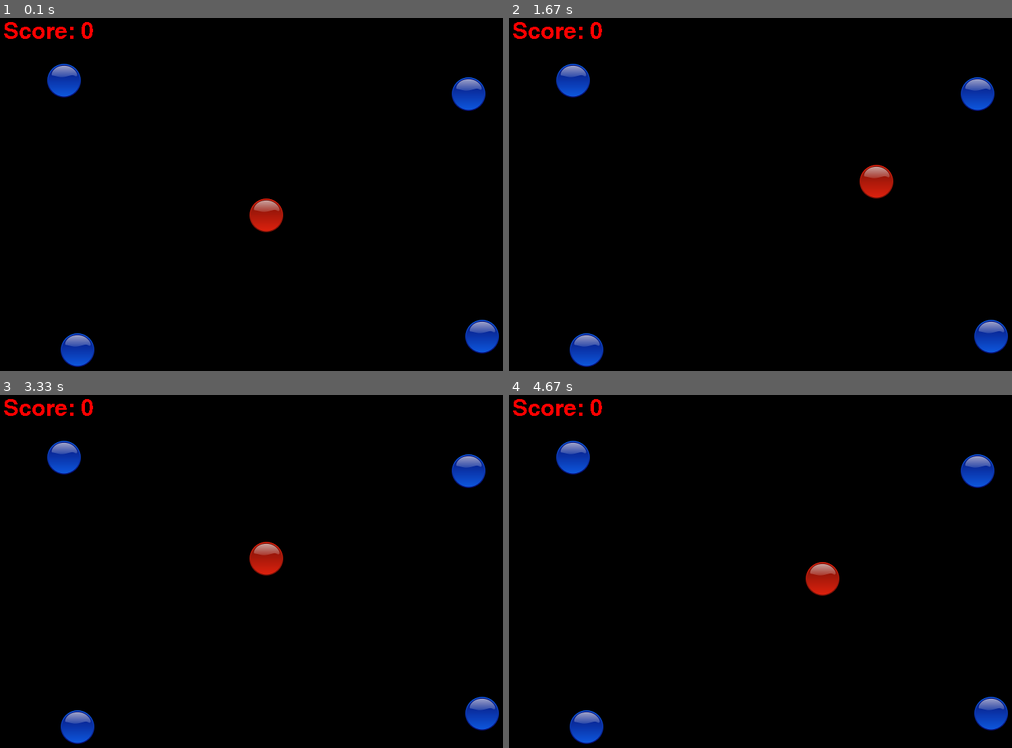
Above: before the commit, frames 1-4 (two rows, left to right).
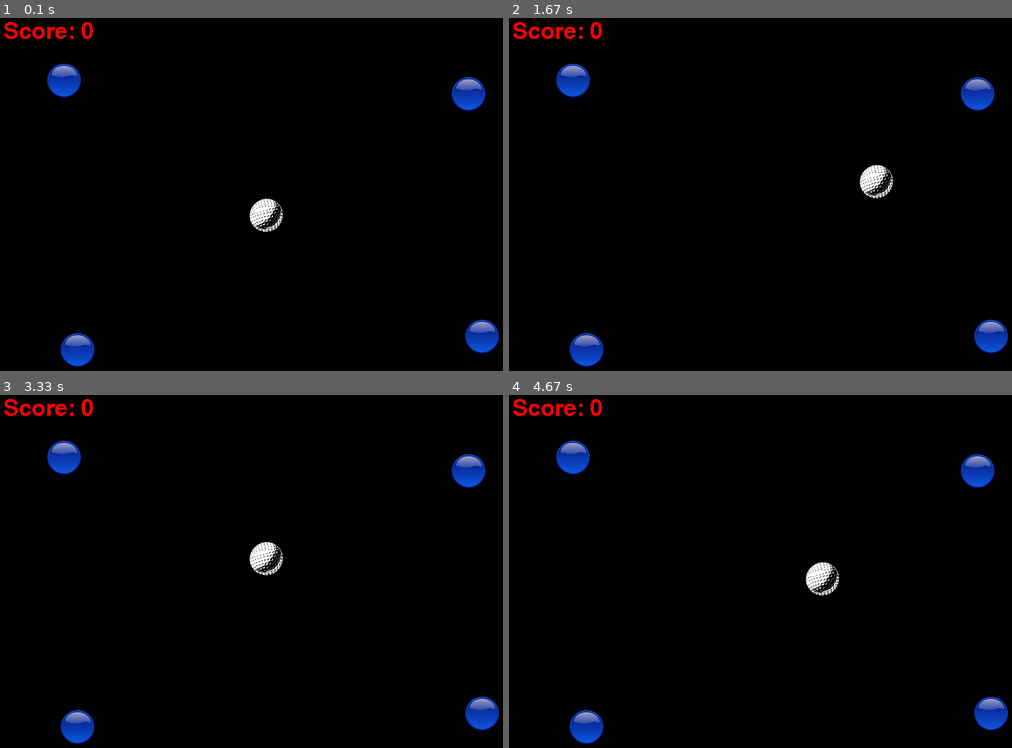
Above: after the commit, the same moments.

Repository: alanbontoft/FirstPygame
Game: pygame game, started from game.py
Two runs of this game, one before a commit and one after it. Both use one fixed random seed, a clock stepped at 60 frames per second and the inputs below.
Inputs (mouse positions are in pixels of both pictures, inside the frame that each line leads up to):
- Up to frame 1 (0.1 s): no input
- Up to frame 2 (1.67 s): hold Right 0.33-0.8 s; hold Up 0.83-1.13 s; hold Right 1.17-1.63 s
- Up to frame 3 (3.33 s): hold Left 1.67-2.2 s; hold Down 2.23-2.53 s; hold Left 2.57-2.97 s; hold Up from 3 s (still down)
- Up to frame 4 (4.67 s): release Up at 3.37 s; hold Right 3.4-4.03 s; click (946, 582) at 4.12 s; hold Down from 4.4 s (still down)

The runs differ from the first frame. In frame 1, 0.5% of the frame differs, in the area x 49-57%, y 51-61%; in frame 2, 0.5%; in frame 3, 0.5%; in frame 4, 0.5%.

Commit message:
golfball image added

Diff:
--- a/gamedefs.py
+++ b/gamedefs.py
@@ -21,7 +21,7 @@
 
 # use square or image
 USEIMAGE = 1
-IMAGE = 'red_button.png'
+IMAGE = 'golfball.png'
 
 BLOB_INIT = 'blue_button.png'
 BLOB_HIT = 'green_button.png'
Binary file added: img/golfball.png
